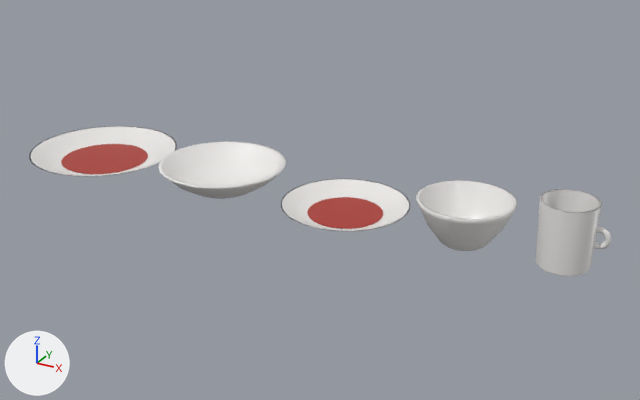
A saved change to the glTF model public/modelos/GR5-15.glb.
Rendered twice from a 50 mm lens placed at (0.709, -1.178, 0.605), pointed at (0.054, 0.012, 0.01). Every picture has the same lights, and +X, +Y and +Z are marked at lower left. The older version comes first. Where no turn or scale is listed for an object, it has been applied to the vertices.
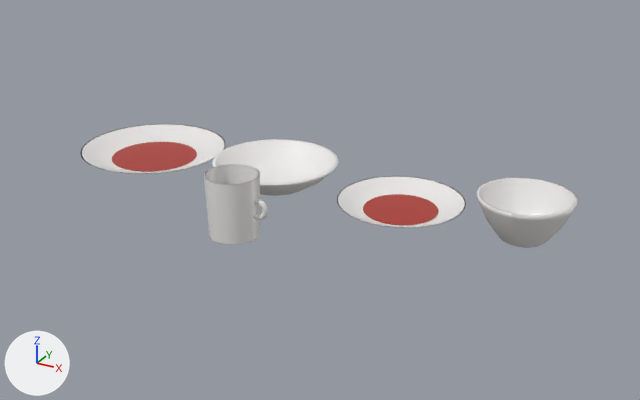
Changed parts and their boxes (x1, y1, x2, y2) in the pictures (640 x 400 px):
```json
{"object": "Mesh_5", "change": "moved", "before": [416, 180, 517, 251], "after": [477, 178, 578, 248]}
{"object": "Mesh_6", "change": "moved", "before": [536, 189, 602, 276], "after": [204, 164, 260, 245]}
{"object": "Mesh_2", "change": "moved", "before": [158, 141, 286, 199], "after": [212, 139, 338, 196]}
{"object": "Mesh_0", "change": "moved", "before": [29, 126, 177, 176], "after": [80, 124, 225, 174]}
{"object": "Mesh_3", "change": "moved", "before": [281, 179, 410, 231], "after": [337, 176, 466, 228]}
{"object": "Mesh_4", "change": "moved", "before": [307, 197, 383, 229], "after": [363, 194, 438, 225]}
{"object": "Mesh_1", "change": "moved", "before": [61, 144, 148, 174], "after": [112, 142, 197, 171]}
{"object": "Mesh_8", "change": "moved", "before": [593, 227, 611, 249], "after": [254, 199, 268, 220]}
```

Scene script edits in JSON lines:
```json
{"op": "set", "path": "ob_mesh_0.location", "old": "(-0.402, 0.0, 0.0)", "new": "(-0.328, 0.055, 0.0)"}
{"op": "set", "path": "ob_mesh_1.location", "old": "(-0.402, 0.0, 0.004)", "new": "(-0.328, 0.055, 0.004)"}
{"op": "set", "path": "ob_mesh_2.location", "old": "(-0.132, 0.0, 0.0)", "new": "(-0.058, 0.055, 0.0)"}
{"op": "set", "path": "ob_mesh_3.location", "old": "(0.108, 0.0, 0.0)", "new": "(0.182, 0.055, 0.0)"}
{"op": "set", "path": "ob_mesh_4.location", "old": "(0.108, 0.0, 0.004)", "new": "(0.182, 0.055, 0.004)"}
{"op": "set", "path": "ob_mesh_5.location", "old": "(0.312, 0.0, 0.0)", "new": "(0.388, 0.055, 0.0)"}
{"op": "set", "path": "ob_mesh_6.location", "old": "(0.465, 0.0, 0.0)", "new": "(-0.01, -0.148, 0.0)"}
{"op": "set", "path": "ob_mesh_8.location", "old": "(0.51, 0.0, 0.052)", "new": "(0.035, -0.148, 0.052)"}
```
